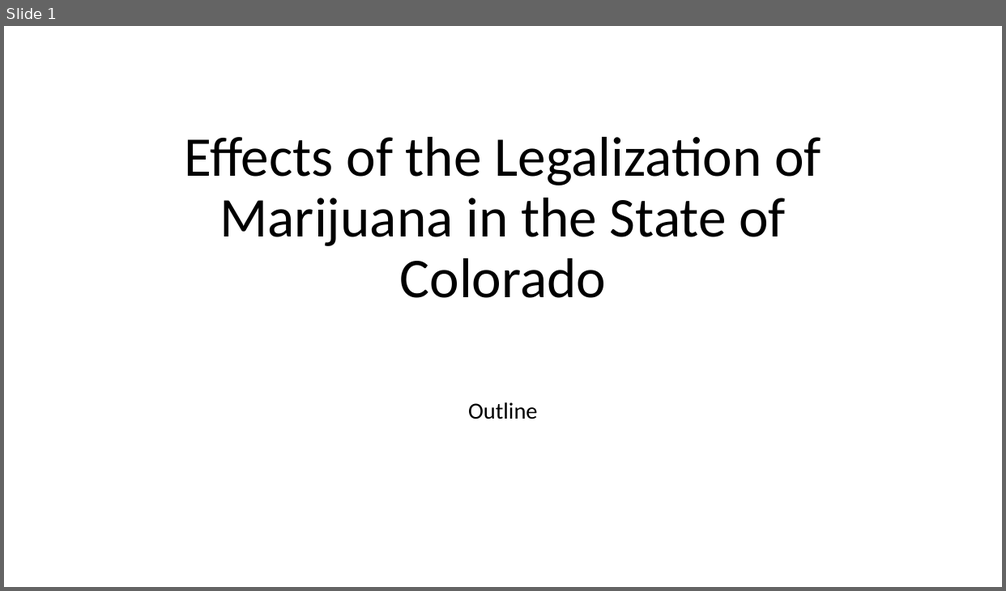
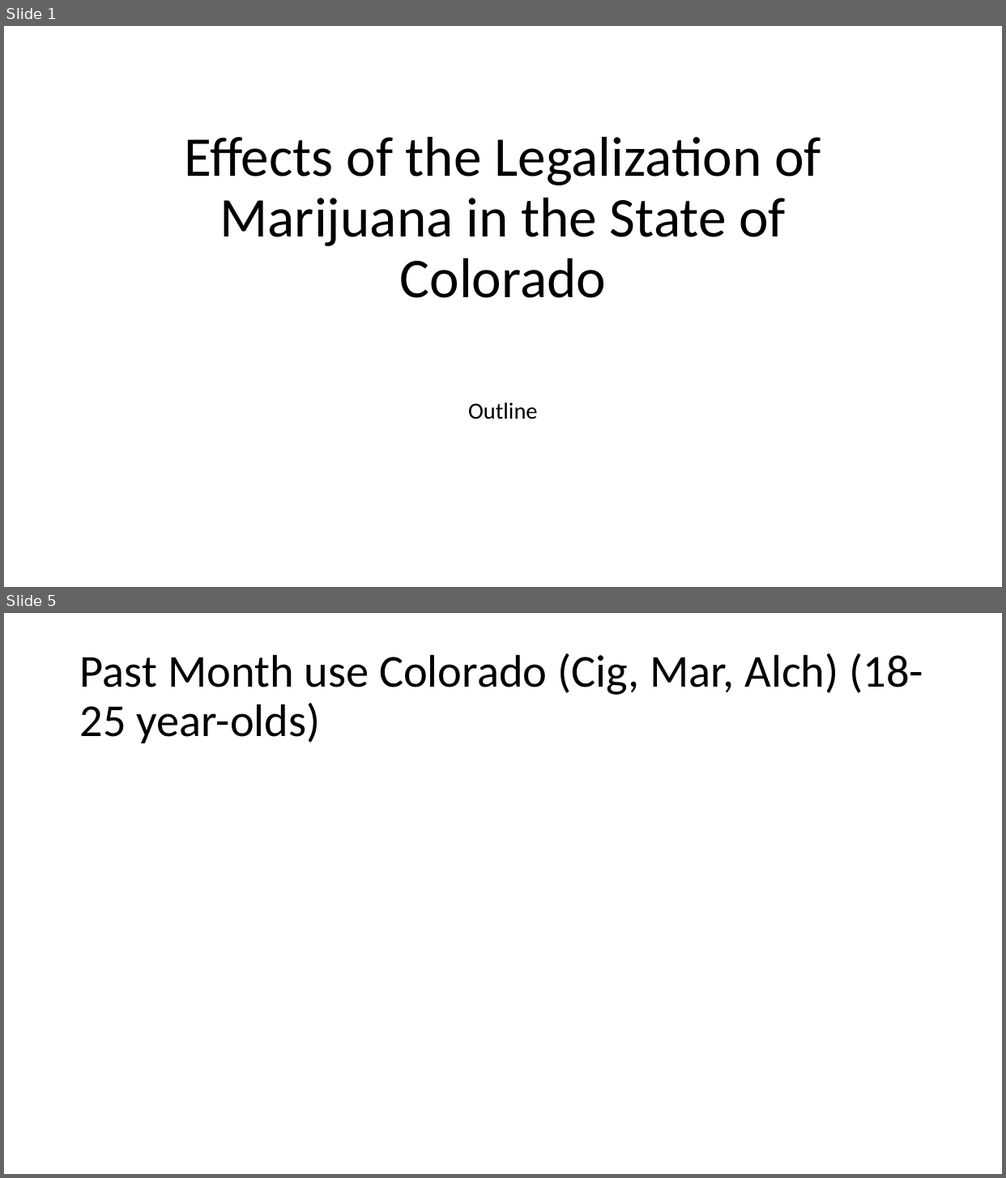
Before and after one commit to zdsteele/Project_1, a slide deck: Outline.pptx. Shown one above the other, each under a label of ours: slide 1 before the commit, slides 1 and 5 after it; the slides between them are not shown. The pictures are 1006x591 and 1006x1178 pixels, drawn with LibreOffice and Linux fonts; fonts in the diff are those of the drawing. Boxes give left, top, right and bottom in pixels: in the first picture for what was removed or moved away, otherwise in the second. Text is boxed around its words. In the diff, an @@ line names an element or a change of style, - is before the commit and + after.

```diff
--- a/Outline.pptx
+++ b/Outline.pptx
@@ slide 5 added at <box>4,613,1002,1174</box>, background #FFFFFF @@
@@ title added at <box>80,653,923,743</box>, 44 pt, text #000000 @@
+Past Month use Colorado (Cig, Mar, Alch) (18-25 year-olds)
```
Also in this commit, not shown: 2 slides changed, 7 other slides added, 15 slides removed.
